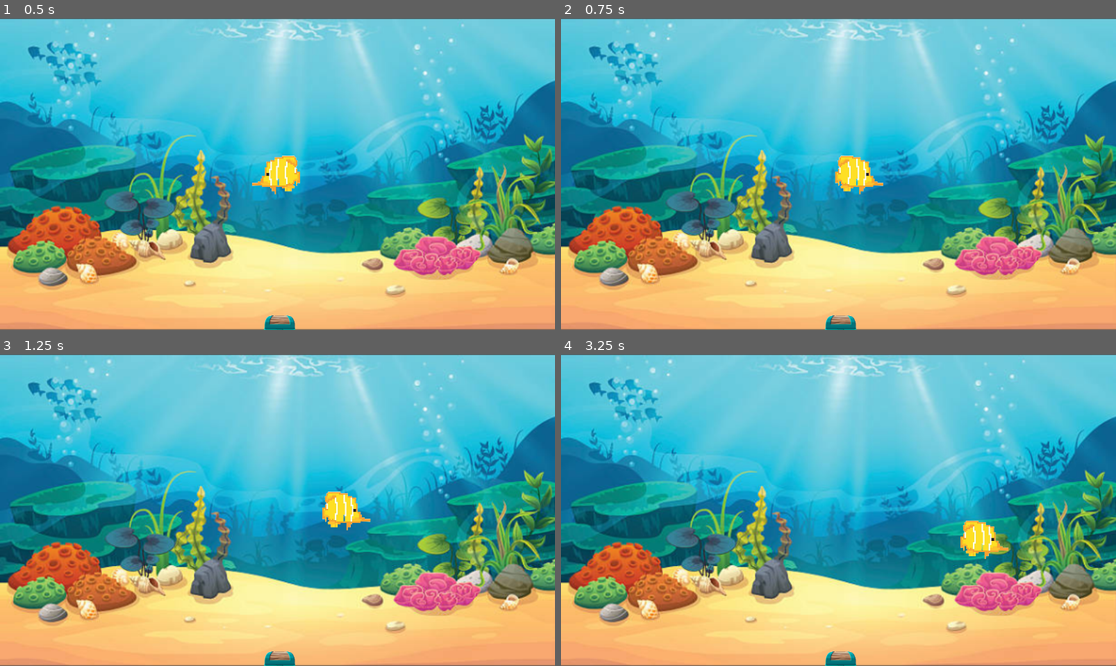
Above: before the commit, frames 1-4 (two rows, left to right).
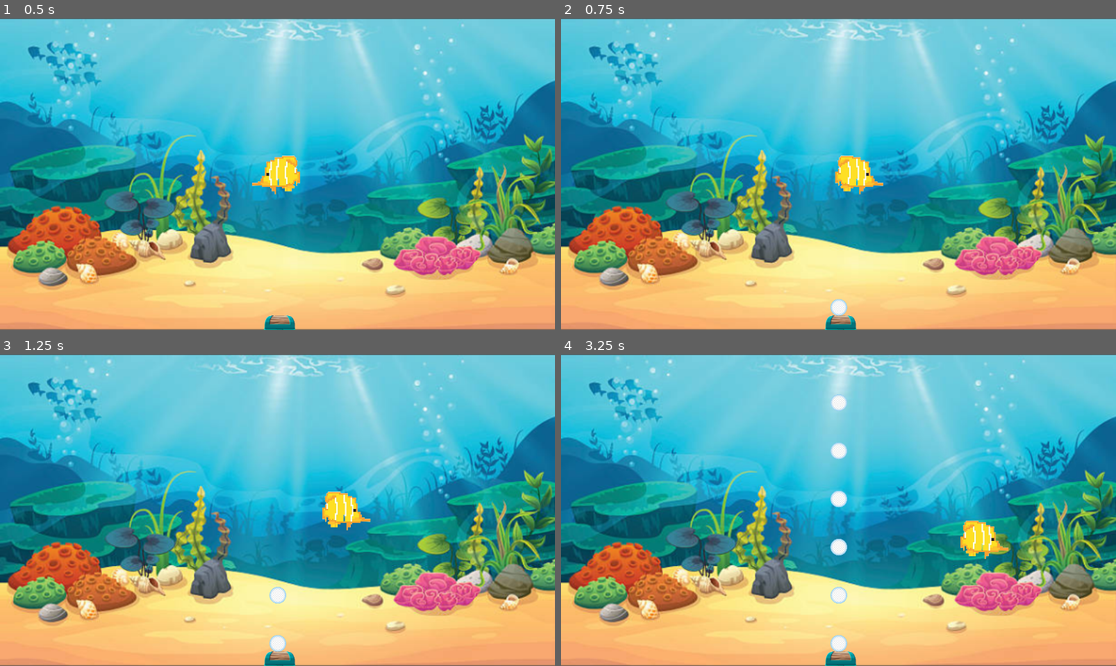
Above: after the commit, the same moments.

Repository: ReyCristian/Babelki
Game: Godot game, scene res://main.tscn
The game is run twice, just before and just after one commit, with the same random seed, the same clock (stepped at 60 frames per second) and the same inputs.
Inputs:
- Up to frame 1 (0.5 s): no input
- Up to frame 2 (0.75 s): tap Enter at 0.5 s; hold Right (ui_right) from 0.53 s (still down)
- Up to frame 3 (1.25 s): keep holding Right (ui_right)
- Up to frame 4 (3.25 s): release Right (ui_right) at 1.28 s; hold Down (ui_down) 1.28-2.03 s; hold Right (ui_right) 2.03-2.78 s; hold Up (ui_up) from 2.78 s (still down)

Frame 1 is identical in both runs. In frame 2, 0.1% of the frame differs, in the area x 48-52%, y 89-96%; in frame 3, 0.3%; in frame 4, 0.8%, in the area x 48-52%, y 12-96%.

Commit message:
burbujas suben

Diff:
--- /dev/null
+++ b/area_2d.gd
@@ -0,0 +1,13 @@
+extends Area2D
+
+@export var speed = 200 # velocidad de la burbuja
+var direction = Vector2.UP
+
+
+func _physics_process(delta):
+	position += direction * speed * delta
+	if position.y < 0:
+		queue_free()
+
+#func _ready() -> void:
+#	$"000207126Prev".play() acá cambio el audio por el que sea que lleve las burbujas cuando suban
--- /dev/null
+++ b/burbuja_inicial.tscn
@@ -0,0 +1,18 @@
+[gd_scene load_steps=4 format=3 uid="uid://brbtdodsnj4j2"]
+
+[ext_resource type="Script" path="res://area_2d.gd" id="1_4m8ea"]
+[ext_resource type="Texture2D" uid="uid://b67dt34qoykbq" path="res://recursos/burbujas/bubuja.png" id="2_3jflk"]
+
+[sub_resource type="CircleShape2D" id="CircleShape2D_iras2"]
+radius = 24.0208
+
+[node name="Burbuja_Inicial" type="Area2D"]
+script = ExtResource("1_4m8ea")
+
+[node name="CollisionShape2D" type="CollisionShape2D" parent="."]
+shape = SubResource("CircleShape2D_iras2")
+
+[node name="Bubuja" type="Sprite2D" parent="."]
+position = Vector2(1, 9.53674e-07)
+scale = Vector2(0.1, 0.1)
+texture = ExtResource("2_3jflk")
--- a/cofre.gd
+++ b/cofre.gd
@@ -1,10 +1,19 @@
 extends CharacterBody2D
 
 #@export var speed = 100
-#@export var bullet_scene = preload("res://burbuja.tscn")
+@export var bubbles_scene = preload("res://burbuja_inicial.tscn")
 @export var shoot_cooldown = 0.2
 var shoot_interval = 1.0  # Intervalo en segundos entre disparos
 var time_since_last_shot = 0.0
+var shoot_timer = 0.5
 
-func _physics_process(delta):
-	position.x
+
+#func _physics_process(delta):
+#	position.x
+
+func shoot_bubbles():
+	# Instancia la bala
+	var bubbles = bubbles_scene.instantiate()
+	bubbles.position = position # la pos del player
+	bubbles.direction = Vector2.UP # va pa arriba
+	get_parent().add_child(bubbles) # aparece la bala
--- a/cofre.tscn
+++ b/cofre.tscn
@@ -19,3 +19,6 @@
 
 [node name="Timer" type="Timer" parent="."]
 wait_time = 0.5
+autostart = true
+
+[connection signal="timeout" from="Timer" to="." method="shoot_bubbles"]
Binary file added: recursos/burbujas/bubuja.png
Not shown, added: recursos/burbujas/bubuja.png.import
Binary file added: recursos/burbujas/burbuja inicial.jpg
Not shown, added: recursos/burbujas/burbuja inicial.jpg.import
